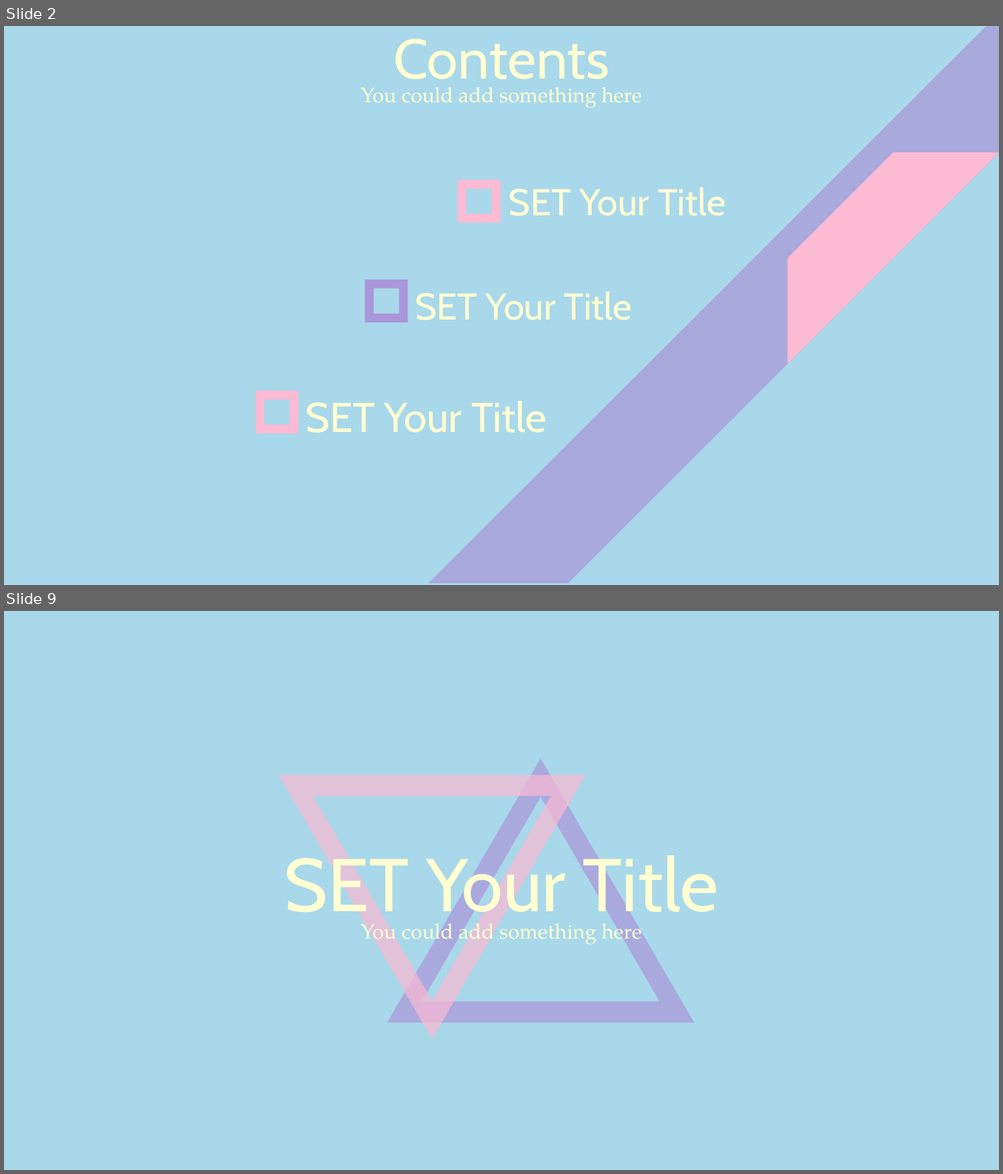
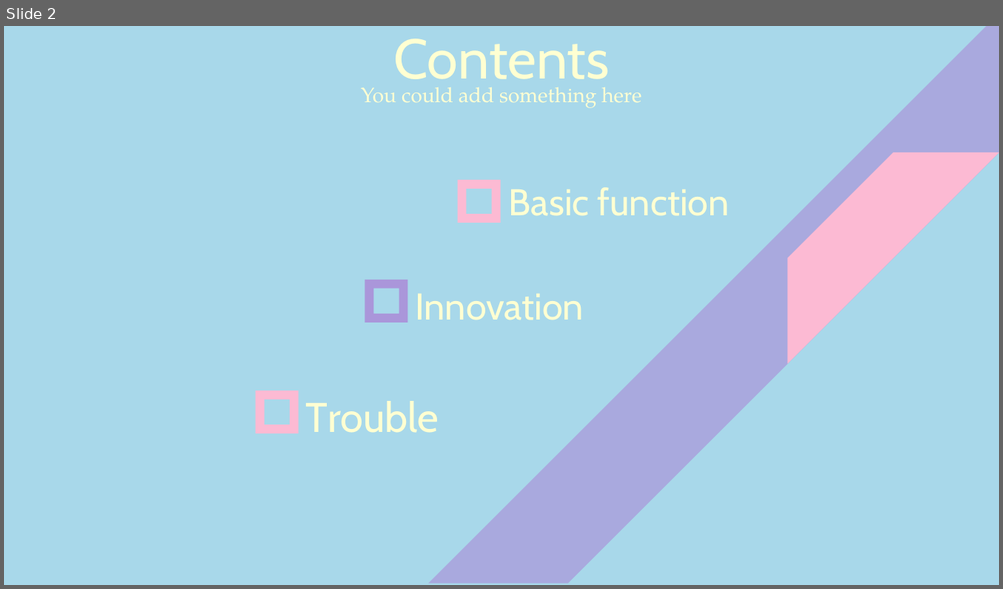
Before and after one commit to KarCute/Android-HomeWork, a slide deck: Android大作业.pptx. Shown one above the other, each under a label of ours: slides 2 and 9 before the commit, slide 2 after it; the slides between them are not shown. The pictures are 1003x1174 and 1003x589 pixels, drawn with LibreOffice and Linux fonts; fonts in the diff are those of the drawing. Boxes give left, top, right and bottom in pixels: in the first picture for what was removed or moved away, otherwise in the second. Text is boxed around its words. In the diff, an @@ line names an element or a change of style, - is before the commit and + after.

Commit message:
update ppt and add like function

```diff
--- a/Android大作业.pptx
+++ b/Android大作业.pptx
@@ slide 9 removed at (x1=4, y1=611, x2=999, y2=1170), background #A8D8EA @@
@@ freeform shape removed at (x1=387, y1=759, x2=694, y2=1023) @@
@@ freeform shape removed at (x1=279, y1=775, x2=585, y2=1039) @@
@@ text removed at (x1=284, y1=849, x2=718, y2=927) @@
-SET Your Title
@@ text removed at (x1=361, y1=917, x2=641, y2=948) @@
-You could add something here
@@ slide 2 changed as well @@
@@ text at (x1=509, y1=187, x2=729, y2=216): text changed @@
-SET Your Title
+Basic function
@@ text at (x1=415, y1=294, x2=583, y2=321): text changed @@
-SET Your Title
+Innovation
@@ text at (x1=306, y1=401, x2=439, y2=433): text changed @@
-SET Your Title
+Trouble
```
Also in this commit, not shown: 1 other slide changed, 4 slides added, 9 other slides removed, 2 other files.
